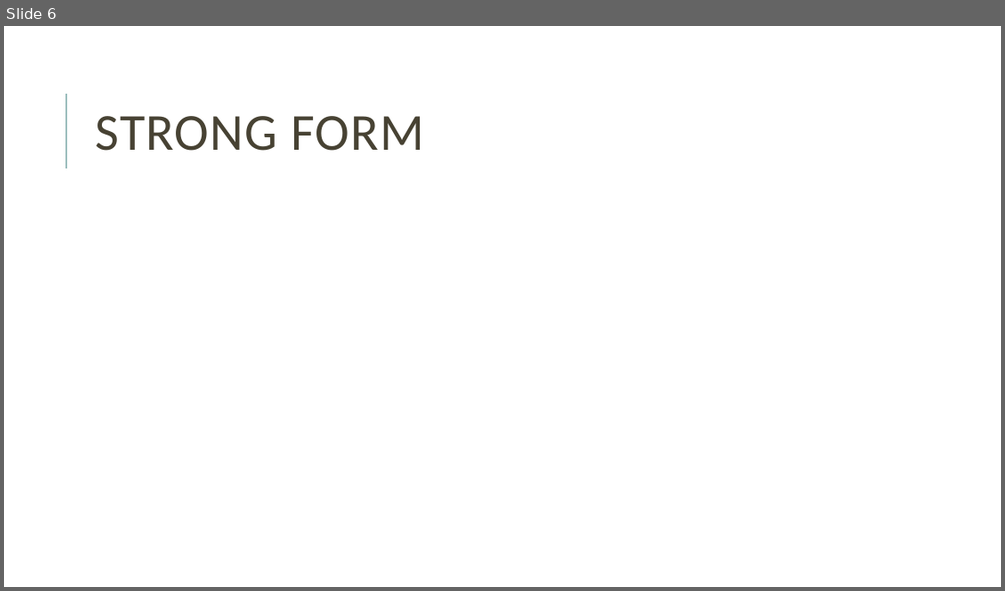
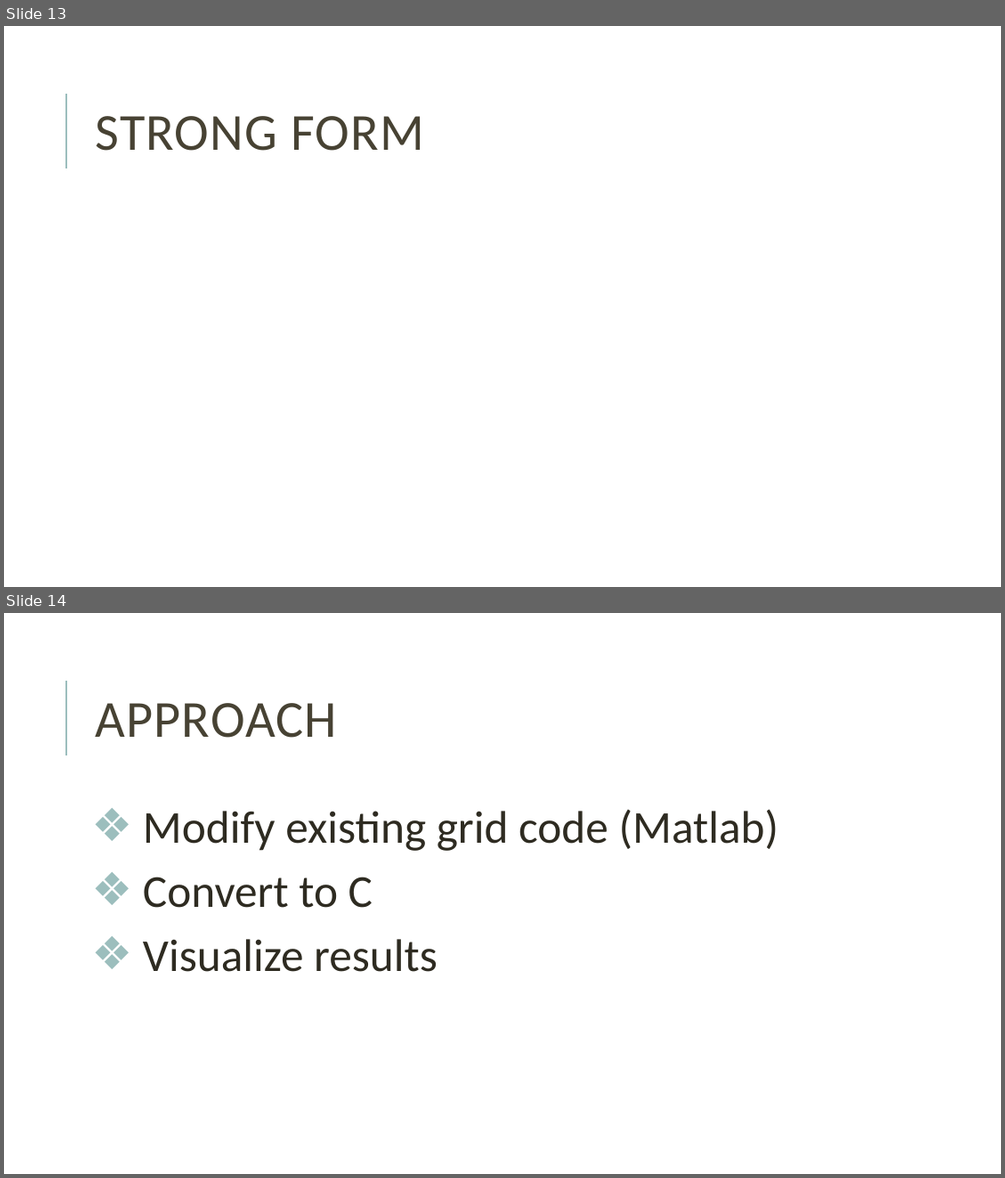
Before and after one commit to mblai35/Phase-FieldModelingFEM, a slide deck: PFMFEM.pptx. Shown one above the other, each under a label of ours: slide 6 before the commit, slides 13 and 14 after it. The pictures are 1005x591 and 1005x1178 pixels, drawn with LibreOffice and Linux fonts; fonts in the diff are those of the drawing; grey boxes stand for pictures. Boxes give left, top, right and bottom in pixels: in the first picture for what was removed or moved away, otherwise in the second. Text is boxed around its words. In the diff, an @@ line names an element or a change of style, - is before the commit and + after.

```diff
--- a/PFMFEM.pptx
+++ b/PFMFEM.pptx
@@ slide 14 added at box(4, 613, 1001, 1174), background #FFFFFF; not listed: 1 template element that a slide beside it also shows @@
@@ title added at box(95, 703, 337, 738), 50 pt, text #474233 @@
+APPROACH
@@ text added at box(143, 809, 779, 972), 44 pt, text #2E2B21 @@
+❖ Modify existing grid code (Matlab)
+❖ Convert to C
+❖ Visualize results
@@ what was slide 6 is now slide 13 @@
```
Also in this commit, not shown: 4 slides changed, 7 other slides added, 2 other files.
